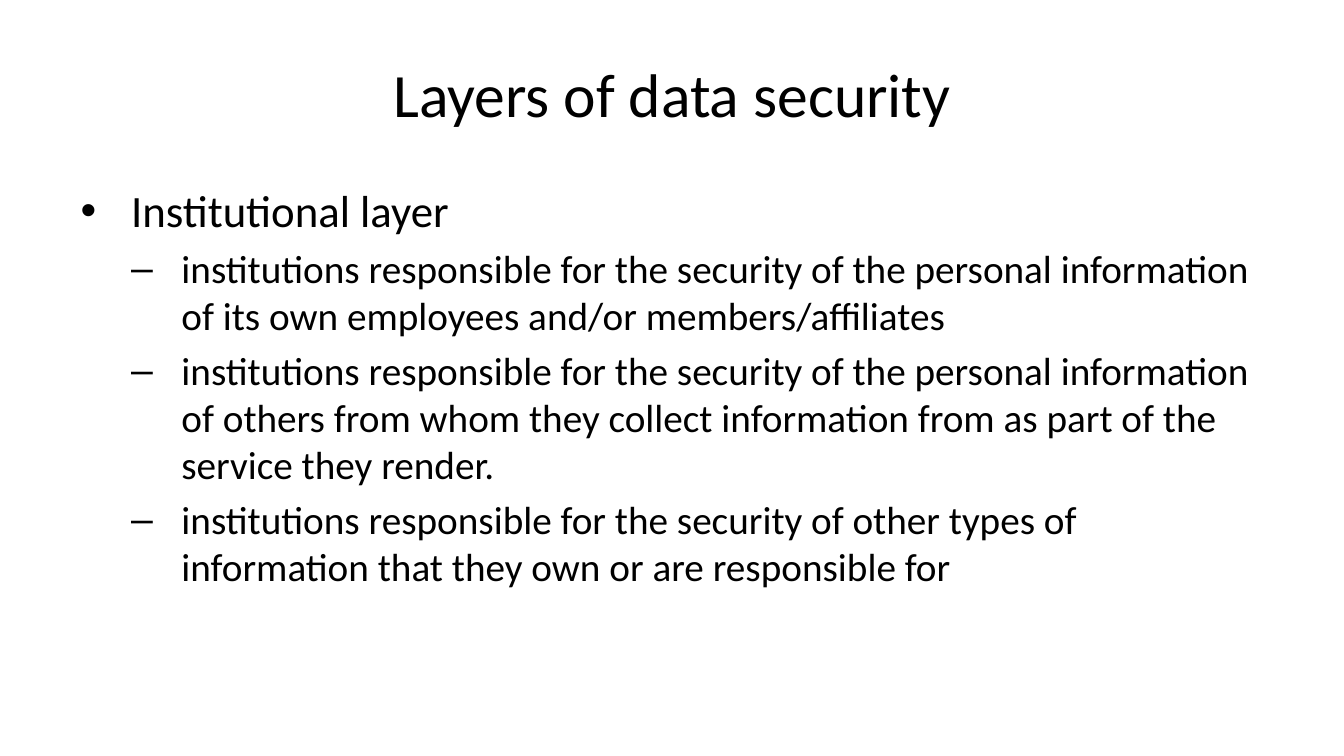
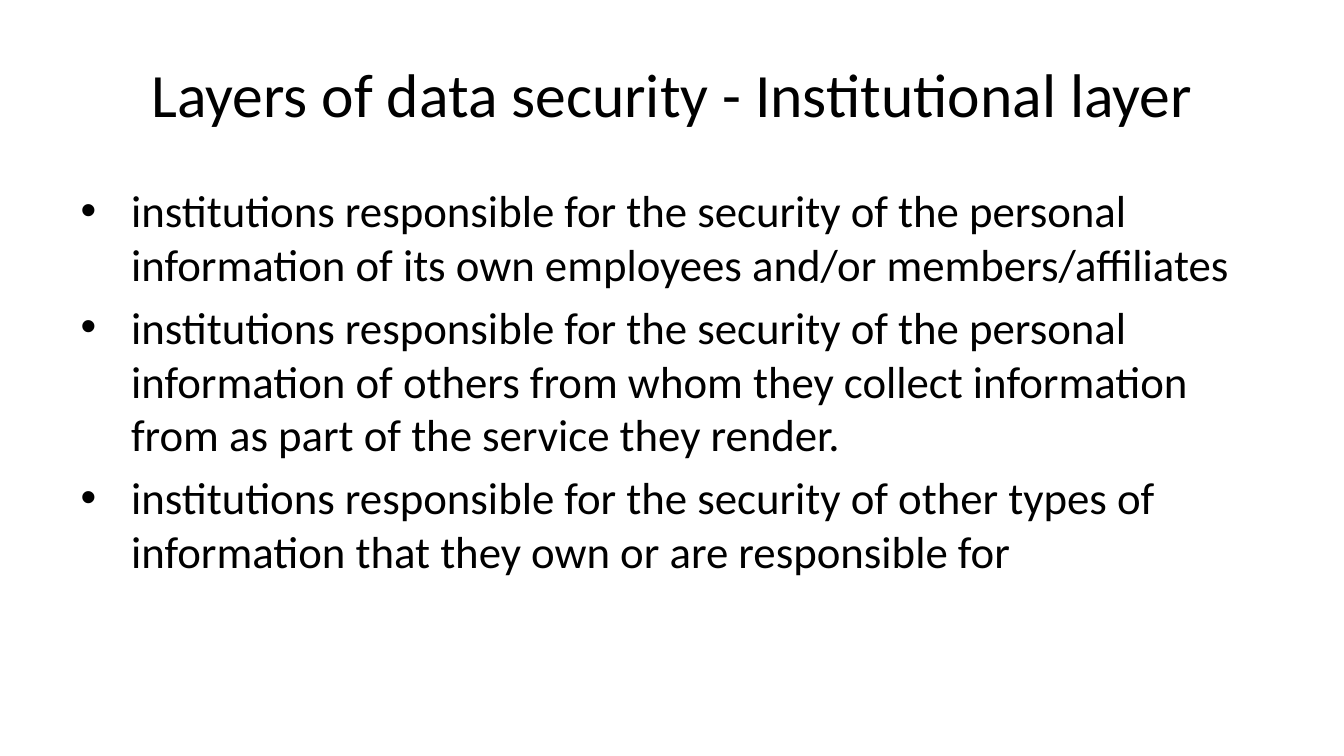
Before and after one commit to tamanh-oxford/capacity-development, a slide deck: slide 30 of data-management/index.pptx. Drawn at 1344x756 pixels with LibreOffice and Linux fonts; fonts in the diff are those of the drawing. Boxes give left, top, right and bottom in pixels: in the first picture for what was removed or moved away, otherwise in the second. Text is boxed around its words. In the diff, an @@ line names an element or a change of style, - is before the commit and + after.

```diff
--- a/data-management/index.pptx
+++ b/data-management/index.pptx
@@ title at box(151, 74, 1192, 127): text changed @@
-Layers of data security
+Layers of data security - Institutional layer
@@ text "institutions responsible for the security ..." at box(131, 196, 1229, 576): size 21 to 24 pt; bullet – to •; list level 2 to 1 in "institutions responsible for the security ..." @@
@@ text at box(131, 196, 449, 235): paragraph removed @@
-• Institutional layer
```
Also in this commit, not shown: 3 other slides changed, 27 other files.
